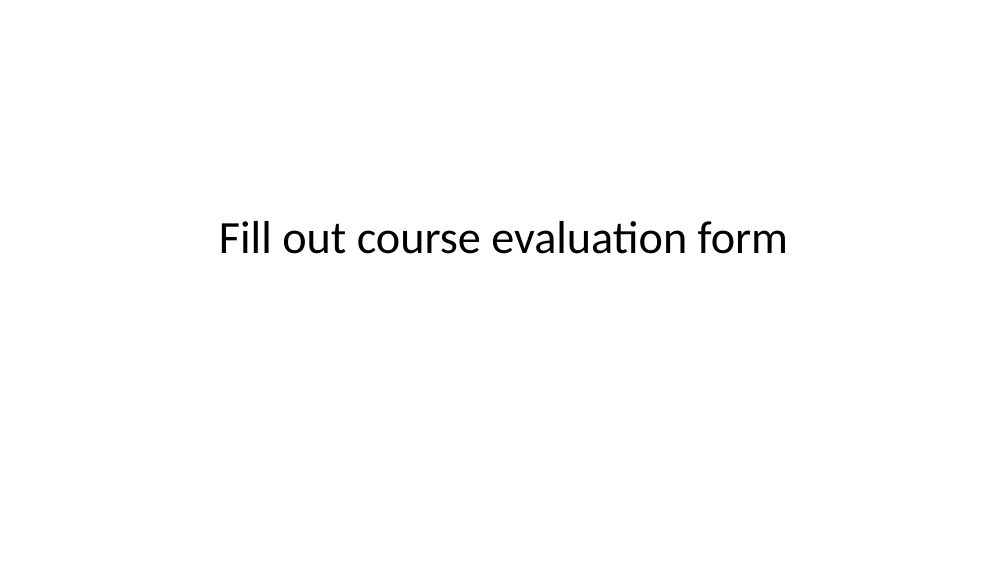
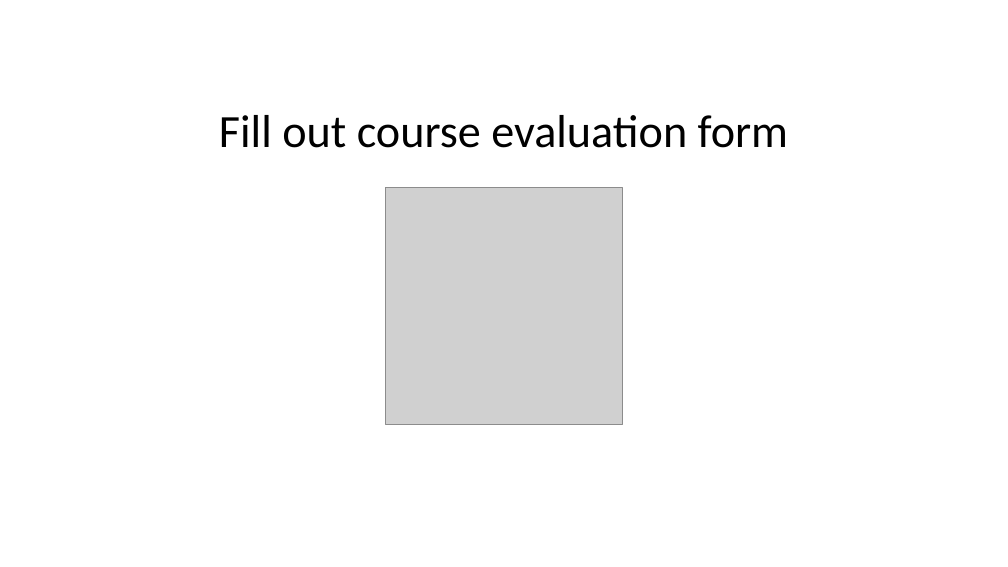
Before and after one commit to briellekthompson/NATR_8001_DecisionAnalysis_Fall25_Mizzou, a slide deck: slide 51 of material/Week5-Tradeoffs/Week5_SDM_Mizzou.pptx. Drawn at 1008x567 pixels with LibreOffice and Linux fonts; fonts in the diff are those of the drawing; grey boxes stand for pictures; background and template pictures are left out. Boxes give left, top, right and bottom in pixels: in the first picture for what was removed or moved away, otherwise in the second. Text is boxed around its words. In the diff, an @@ line names an element or a change of style, - is before the commit and + after.

Commit message:
push ppt and material

```diff
--- a/material/Week5-Tradeoffs/Week5_SDM_Mizzou.pptx
+++ b/material/Week5-Tradeoffs/Week5_SDM_Mizzou.pptx
@@ title "Fill out course evaluation form" moved from (x1=219, y1=221, x2=788, y2=254) to (x1=219, y1=115, x2=788, y2=148) @@
@@ picture added at (x1=386, y1=188, x2=622, y2=423) @@
```
Also in this commit, not shown: 4 other files.
